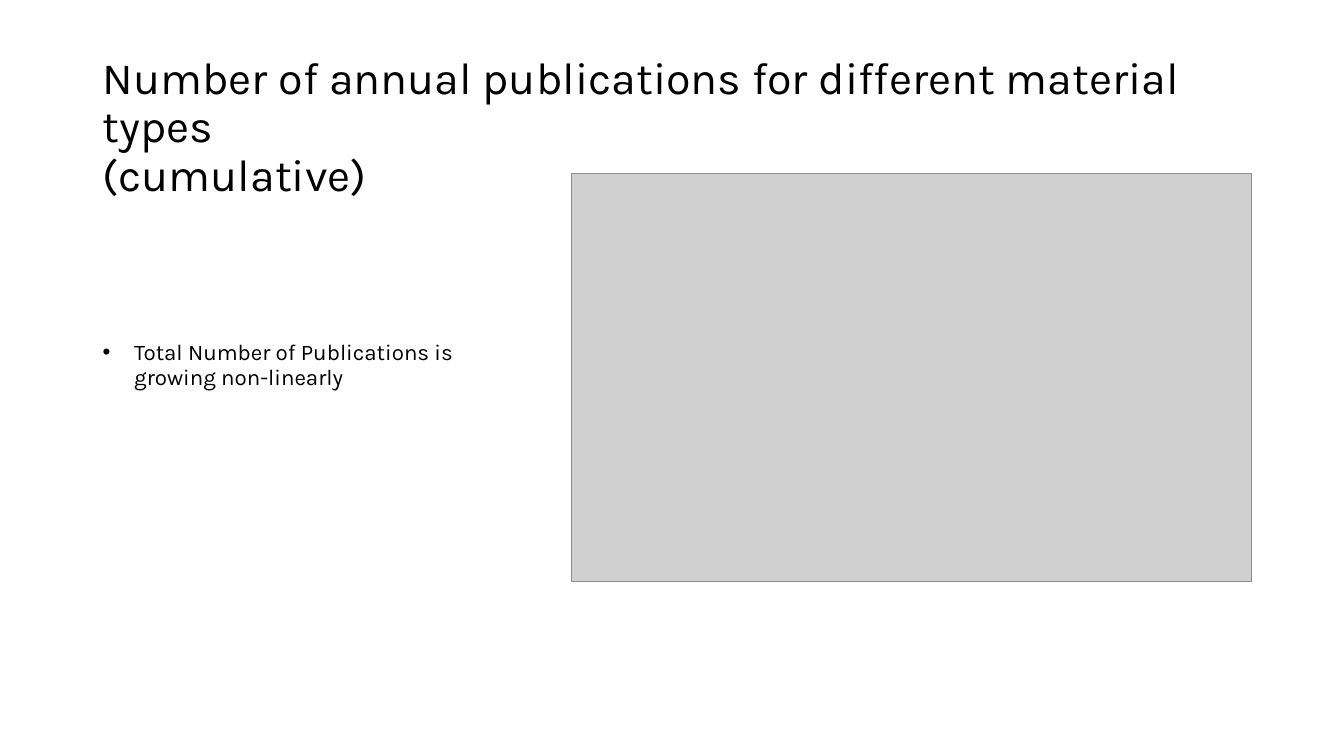
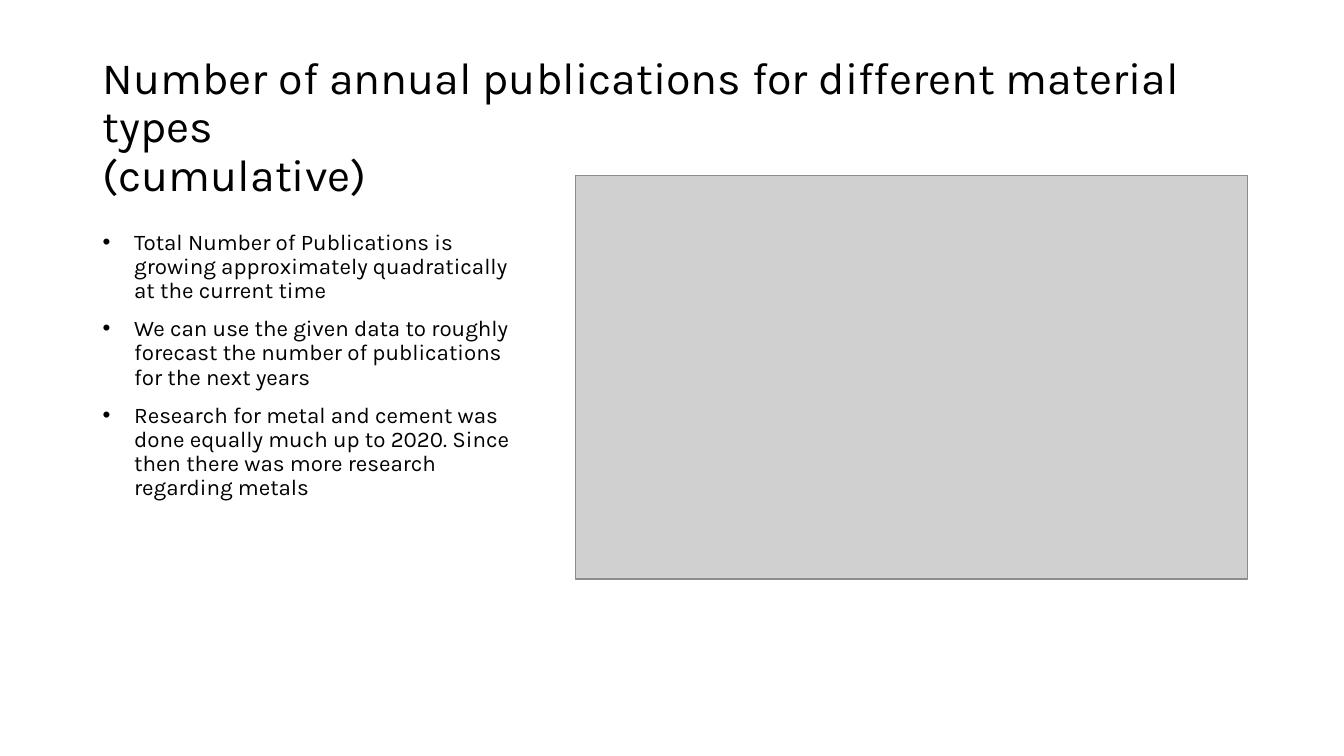
Before and after one commit to GMPuntigam/DataDrivenForesight, a slide deck: slide 4 of presentation/DataDrivenForesight.pptx. Drawn at 1344x756 pixels with LibreOffice and Linux fonts; fonts in the diff are those of the drawing; grey boxes stand for pictures. Boxes give left, top, right and bottom in pixels: in the first picture for what was removed or moved away, otherwise in the second. Text is boxed around its words. In the diff, an @@ line names an element or a change of style, - is before the commit and + after.

```diff
--- a/presentation/DataDrivenForesight.pptx
+++ b/presentation/DataDrivenForesight.pptx
@@ picture: place and size @@
-picture at (572,173,1252,582)
+picture at (576,175,1248,579)
@@ text at (134,234,509,501): text changed @@
-• Total Number of Publications is growing non-linearly
+• Total Number of Publications is growing approximately quadratically at the current time
+• We can use the given data to roughly forecast the number of publications for the next years
+• Research for metal and cement was done equally much up to 2020. Since then there was more research regarding metals
```
Also in this commit, not shown: 7 other slides changed, 4 slides added, 3 slides removed.
